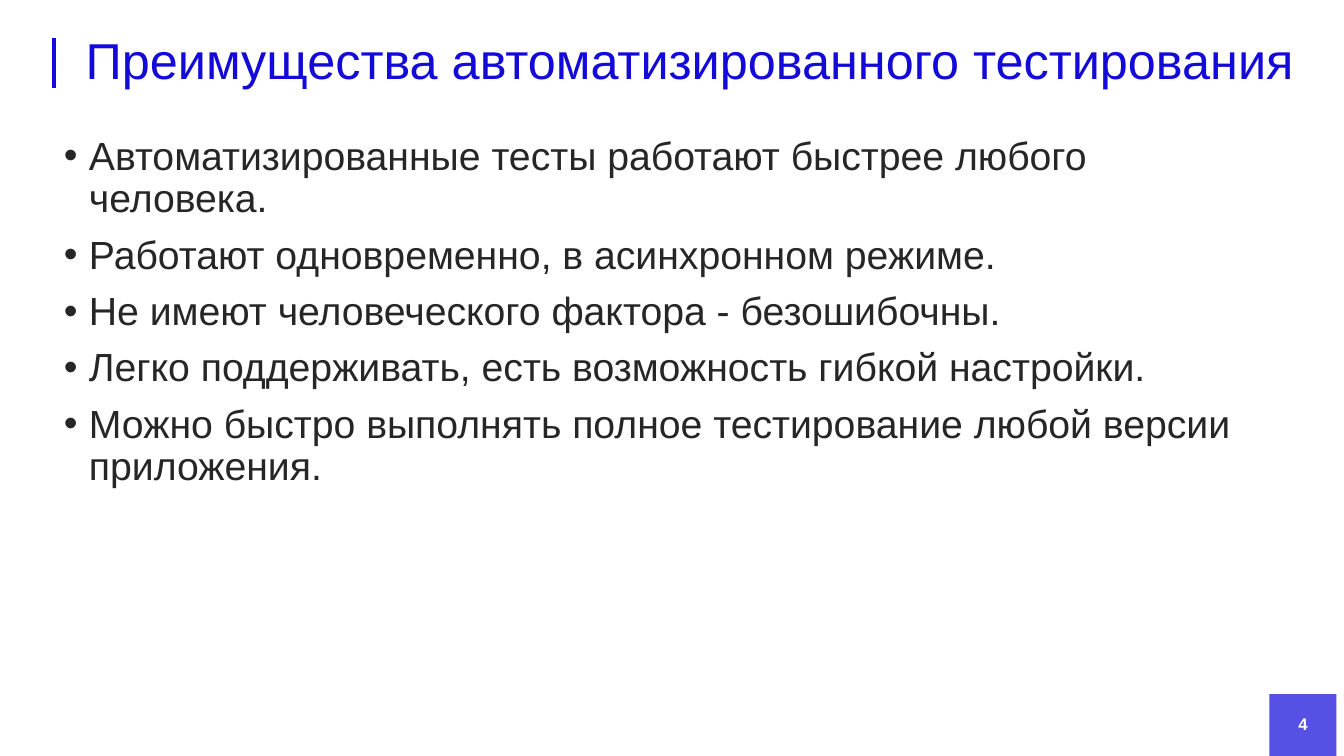
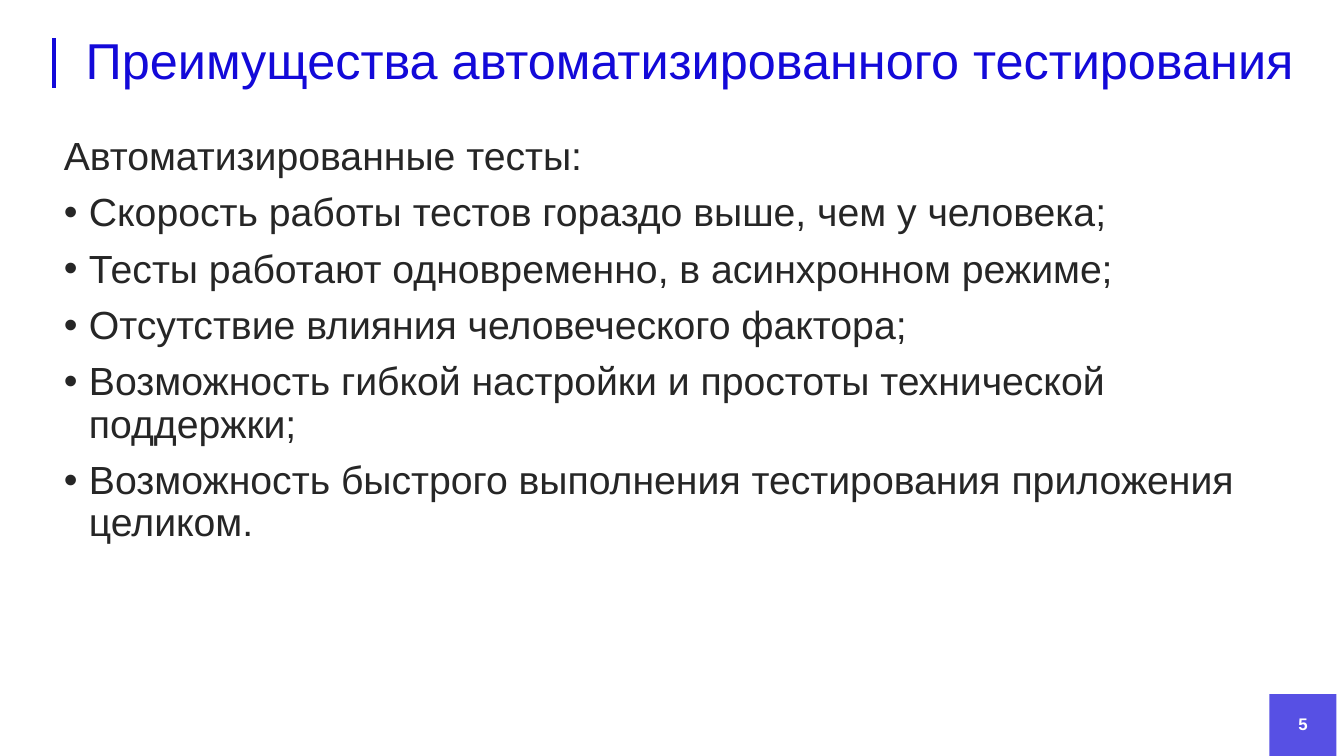
Before and after one commit to DanielRomanoff/practice, a slide deck: slide 5 of презентация.pptx (slide 4 before the commit). Drawn at 1344x756 pixels with LibreOffice and Linux fonts; fonts in the diff are those of the drawing; background and template pictures are left out. Boxes give left, top, right and bottom in pixels: in the first picture for what was removed or moved away, otherwise in the second. Text is boxed around its words. In the diff, an @@ line names an element or a change of style, - is before the commit and + after.

```diff
--- a/презентация.pptx
+++ b/презентация.pptx
@@ text at bbox=[64, 143, 1234, 544]: text changed @@
-• Автоматизированные тесты работают быстрее любого человека.
-• Работают одновременно, в асинхронном режиме.
-• Не имеют человеческого фактора - безошибочны.
-• Легко поддерживать, есть возможность гибкой настройки.
-• Можно быстро выполнять полное тестирование любой версии приложения.
+Автоматизированные тесты:
+• Скорость работы тестов гораздо выше, чем у человека;
+• Тесты работают одновременно, в асинхронном режиме;
+• Отсутствие влияния человеческого фактора;
+• Возможность гибкой настройки и простоты технической поддержки;
+• Возможность быстрого выполнения тестирования приложения целиком.
@@ page number at bbox=[1298, 718, 1307, 730]: text changed @@
-4
+5
```
Also in this commit, not shown: 6 other slides changed, 2 slides added, 6 slides removed, 1 other file.
